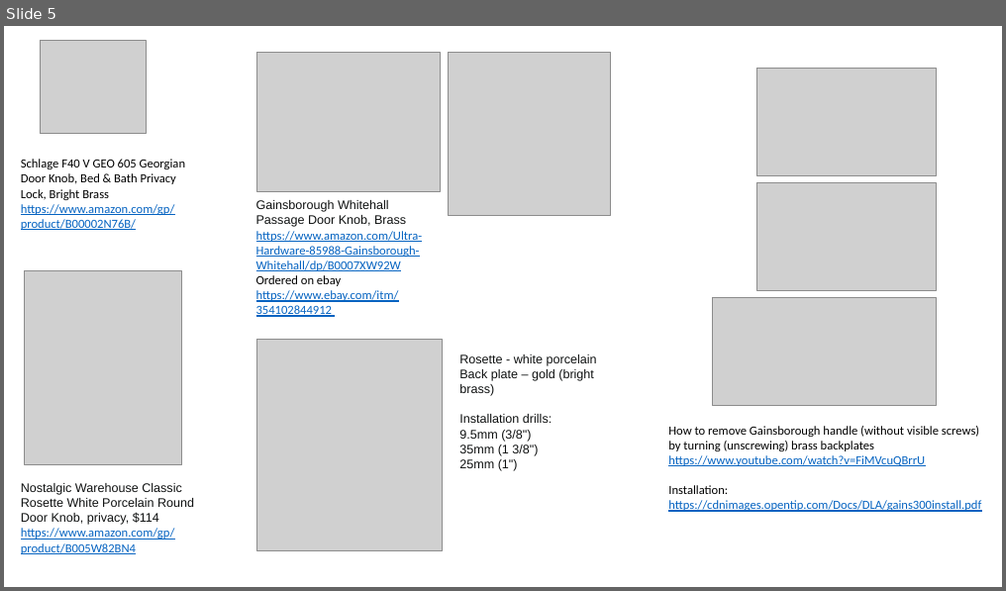
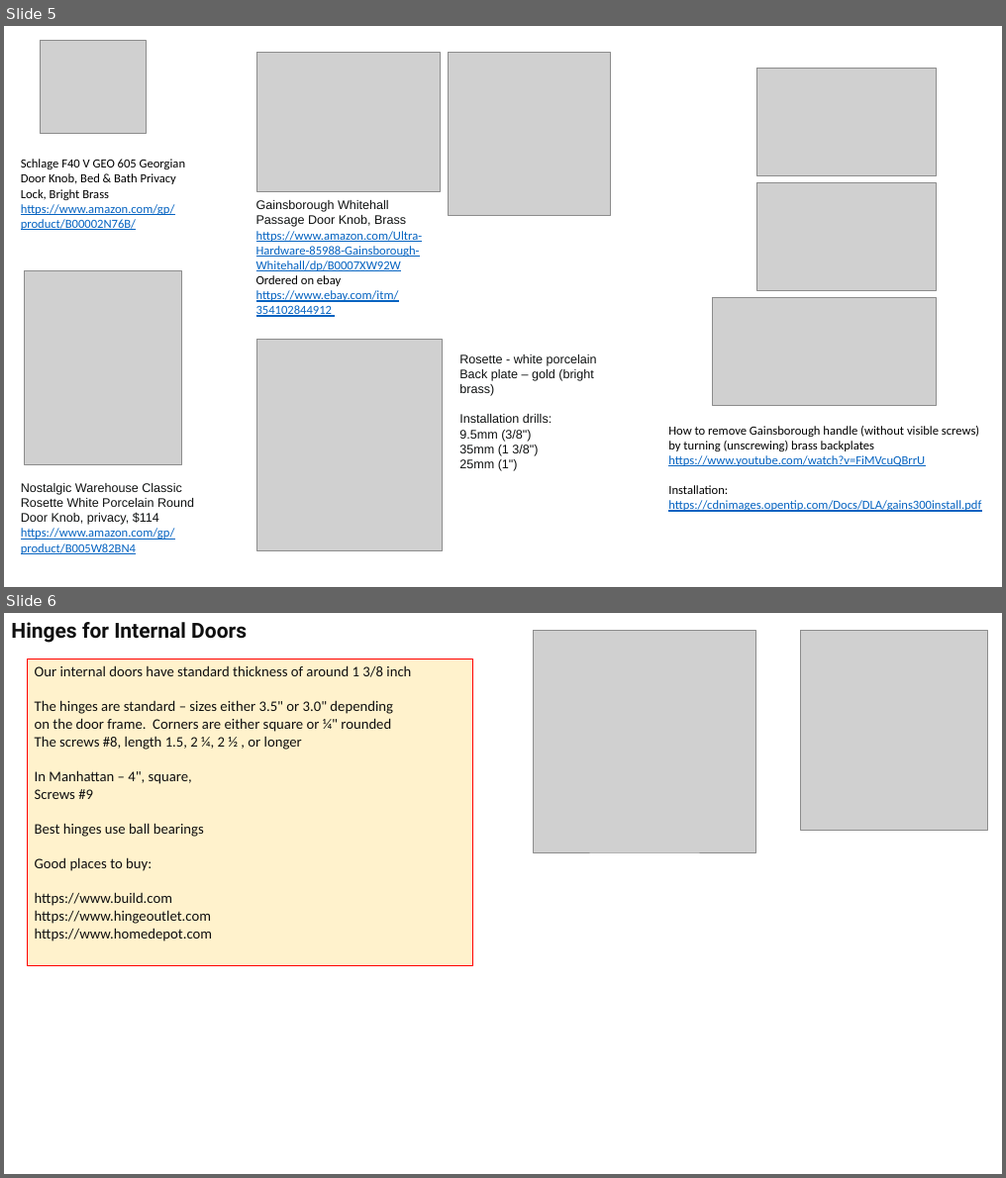
Before and after one commit to lselector/misc_farm, a slide deck: hinges_knobs.pptx. Shown one above the other, each under a label of ours: slide 5 before the commit, slides 5 and 6 after it. The pictures are 1006x591 and 1006x1178 pixels, drawn with LibreOffice and Linux fonts; fonts in the diff are those of the drawing; grey boxes stand for pictures. Boxes give left, top, right and bottom in pixels: in the first picture for what was removed or moved away, otherwise in the second. Text is boxed around its words. In the diff, an @@ line names an element or a change of style, - is before the commit and + after.

Commit message:
update

```diff
--- a/hinges_knobs.pptx
+++ b/hinges_knobs.pptx
@@ slide 6 added at [4,613,1002,1174], background #FFFFFF @@
@@ text added at [11,622,247,643], 20 pt, text #0F0F0F, bold @@
+Hinges for Internal Doors
@@ picture added at [534,630,755,853] @@
@@ picture added at [801,630,988,831] @@
@@ rectangle added at [27,659,472,966], fill #FFF2CC, outline #FF0000 0.75 pt, 14 pt, text #0F0F0F @@
+Our internal doors have standard thickness of around 1 3/8 inch
+The hinges are standard – sizes either 3.5" or 3.0" depending
+on the door frame. Corners are either square or ¼" rounded
+The screws #8, length 1.5, 2 ¼, 2 ½ , or longer
+In Manhattan – 4", square,
+Screws #9
+Best hinges use ball bearings
+Good places to buy:
+https://www.build.com
+https://www.hingeoutlet.com
+https://www.homedepot.com
```
